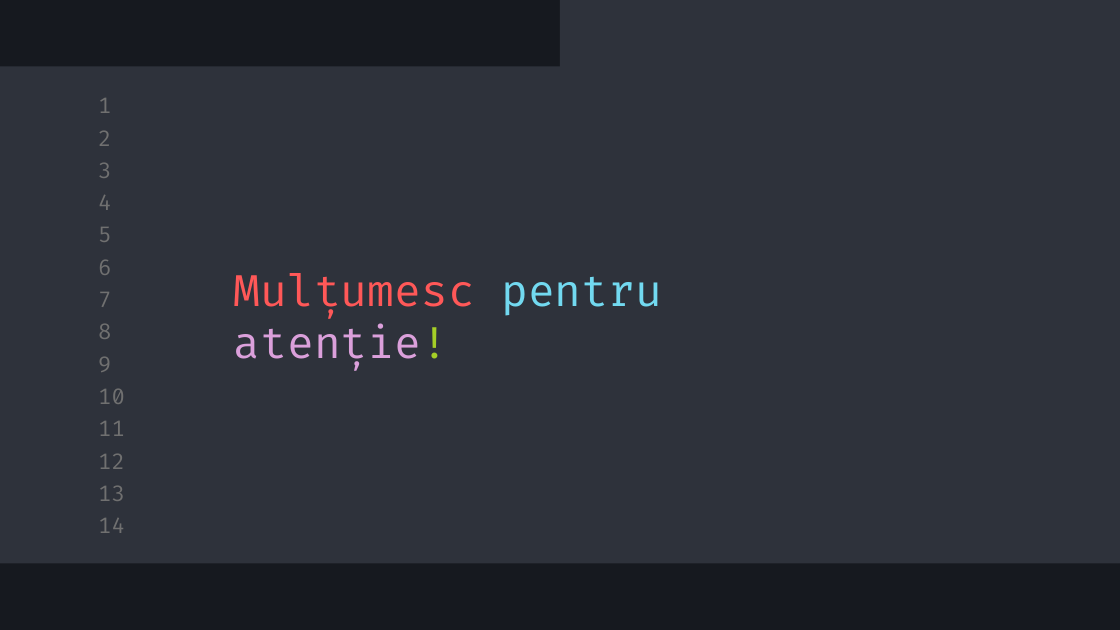
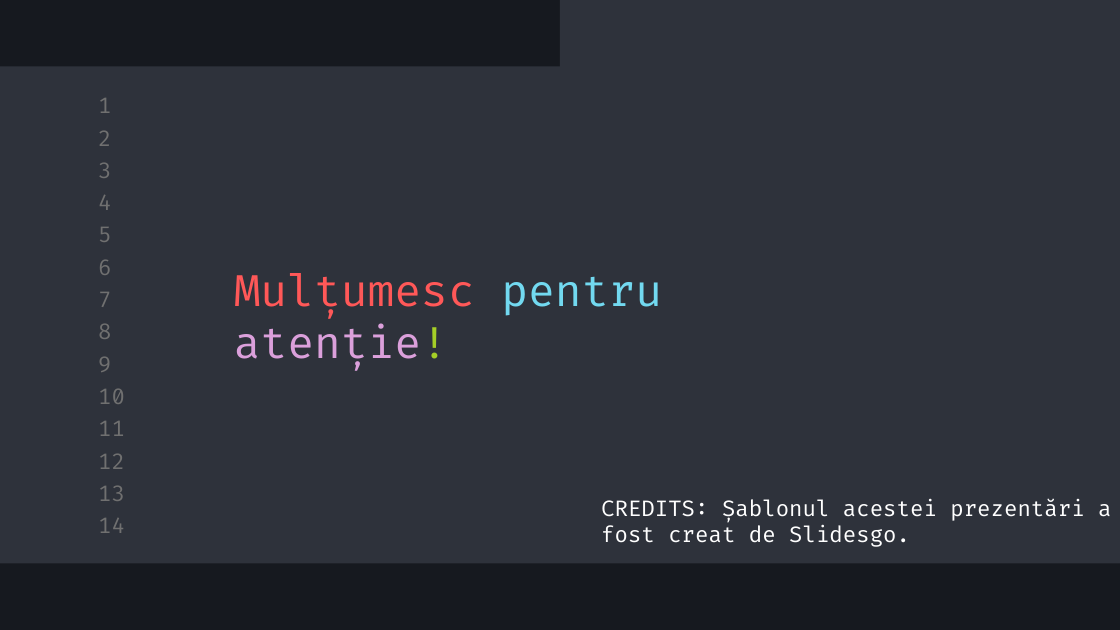
Before and after one commit to alexpopescu021/Licenta, a slide deck: slide 12 of Licenta/Licenta_Slides.pptx. Drawn at 1120x630 pixels with LibreOffice and Linux fonts; fonts in the diff are those of the drawing. Boxes give left, top, right and bottom in pixels: in the first picture for what was removed or moved away, otherwise in the second. Text is boxed around its words. In the diff, an @@ line names an element or a change of style, - is before the commit and + after.

Commit message:
credits

```diff
--- a/Licenta/Licenta_Slides.pptx
+++ b/Licenta/Licenta_Slides.pptx
@@ text added at <box>601,498,1111,547</box>, 14 pt, text #FFFFFF @@
+CREDITS: Șablonul acestei prezentări a fost creat de Slidesgo.
```
